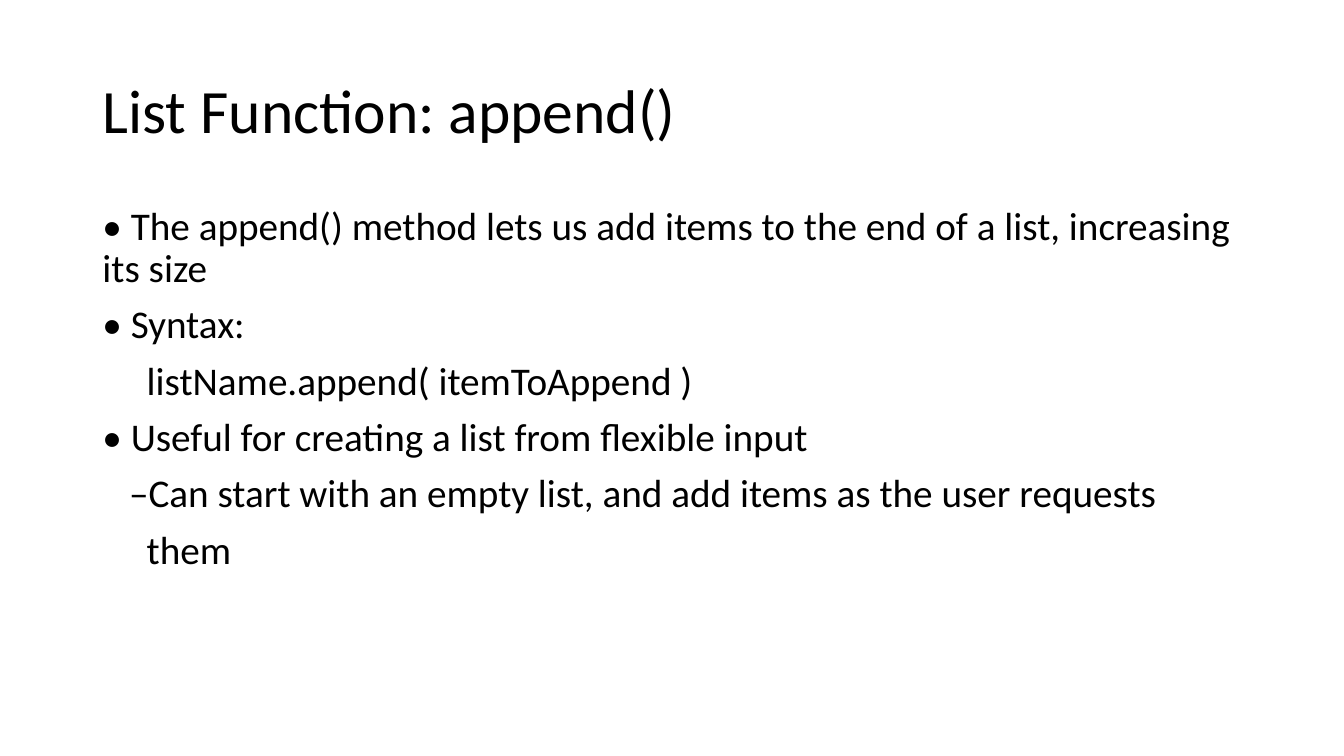
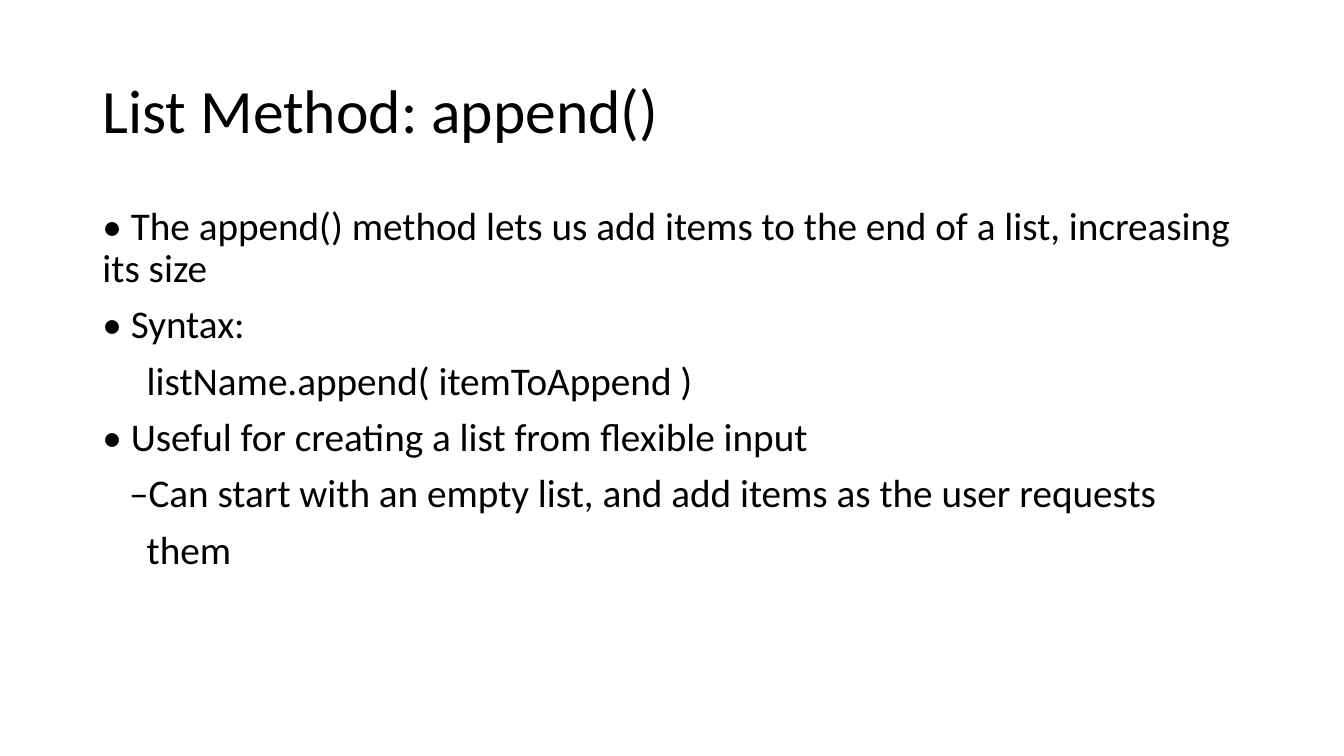
Before and after one commit to HKohin/Python-for-Upward-Bound-Program, a slide deck: slide 10 of PYTHON_8_Lists Part 1.pptx. Drawn at 1344x756 pixels with LibreOffice and Linux fonts; fonts in the diff are those of the drawing. Boxes give left, top, right and bottom in pixels: in the first picture for what was removed or moved away, otherwise in the second. Text is boxed around its words. In the diff, an @@ line names an element or a change of style, - is before the commit and + after.

```diff
--- a/PYTHON_8_Lists Part 1.pptx
+++ b/PYTHON_8_Lists Part 1.pptx
@@ title at (x1=102, y1=88, x2=658, y2=143): text changed @@
-List Function: append()
+List Method: append()
```
Also in this commit, not shown: 2 other slides changed.
